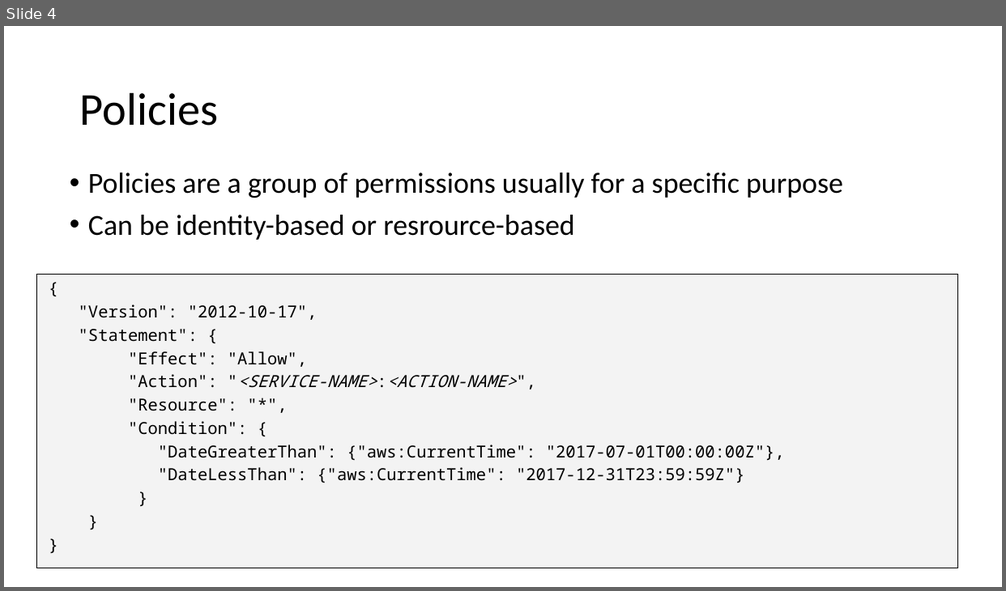
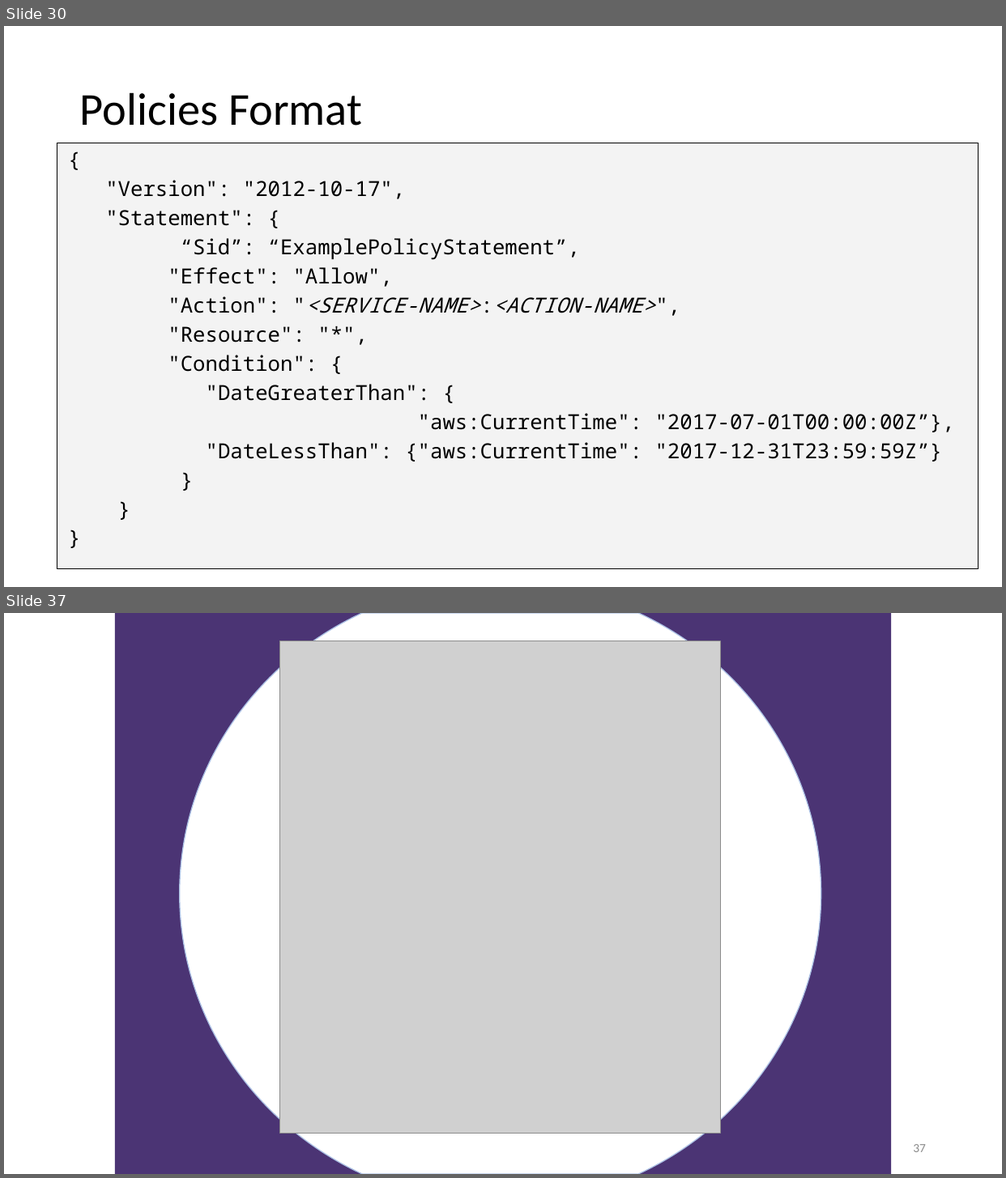
Before and after one commit to uwacsp/cits5503, a slide deck: Lectures/CITS5503LectureIAM.pptx. Shown one above the other, each under a label of ours: slide 4 before the commit, slides 30 and 37 after it; the slides between them are not shown. The pictures are 1006x591 and 1006x1178 pixels, drawn with LibreOffice and Linux fonts; fonts in the diff are those of the drawing; grey boxes stand for pictures; background and template pictures are left out. Boxes give left, top, right and bottom in pixels: in the first picture for what was removed or moved away, otherwise in the second. Text is boxed around its words. In the diff, an @@ line names an element or a change of style, - is before the commit and + after.

```diff
--- a/Lectures/CITS5503LectureIAM.pptx
+++ b/Lectures/CITS5503LectureIAM.pptx
@@ slide 37 added at (x1=4, y1=613, x2=1002, y2=1174), background picture (left out) @@
@@ rectangle added at (x1=115, y1=613, x2=891, y2=1174), fill #4B3474 @@
@@ freeform shape added at (x1=180, y1=613, x2=821, y2=1174), fill #FFFFFF, outline #BEBCBC 1 pt @@
@@ picture added at (x1=280, y1=641, x2=720, y2=1133) @@
@@ page number added at (x1=913, y1=1144, x2=926, y2=1152), 12 pt, text #8C8C8C @@
+37
@@ what was slide 4 is now slide 30 @@
@@ slide 30 changed as well @@
@@ title at (x1=80, y1=92, x2=362, y2=126): text changed @@
-Policies
+Policies Format
@@ rectangle "{" resized from (x1=37, y1=275, x2=958, y2=568) to (x1=57, y1=143, x2=978, y2=569) @@
@@ text removed at (x1=88, y1=173, x2=843, y2=240) @@
-• Policies are a group of permissions usually for a specific purpose
-• Can be identity-based or resrource-based
@@ text in rectangle at (x1=105, y1=180, x2=655, y2=372): size 16 to 20 pt in "{", ""Version": "2012-10-17",", ""Statement": {", ""Effect": "Allow"," and 6 more places @@
@@ text in rectangle at (x1=181, y1=238, x2=580, y2=260): paragraph added @@
+    “Sid”: “ExamplePolicyStatement”,
@@ text in rectangle at (x1=206, y1=384, x2=955, y2=462): text changed; size 16 to 20 pt @@
-    "DateGreaterThan": {"aws:CurrentTime": "2017-07-01T00:00:00Z"},
-    "DateLessThan": {"aws:CurrentTime": "2017-12-31T23:59:59Z"}
+    "DateGreaterThan": {
+    "aws:CurrentTime": "2017-07-01T00:00:00Z”},
+    "DateLessThan": {"aws:CurrentTime": "2017-12-31T23:59:59Z”}
```
Also in this commit, not shown: 6 other slides changed, 11 other slides added, 3 other files.
